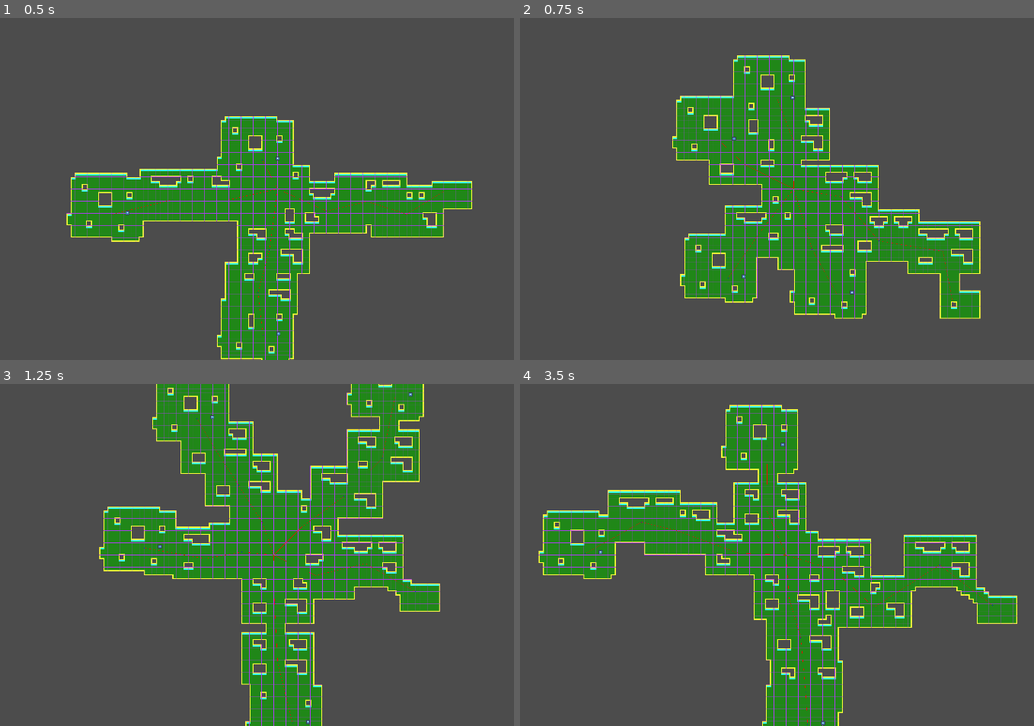
Above: before the commit, frames 1-4 (two rows, left to right).
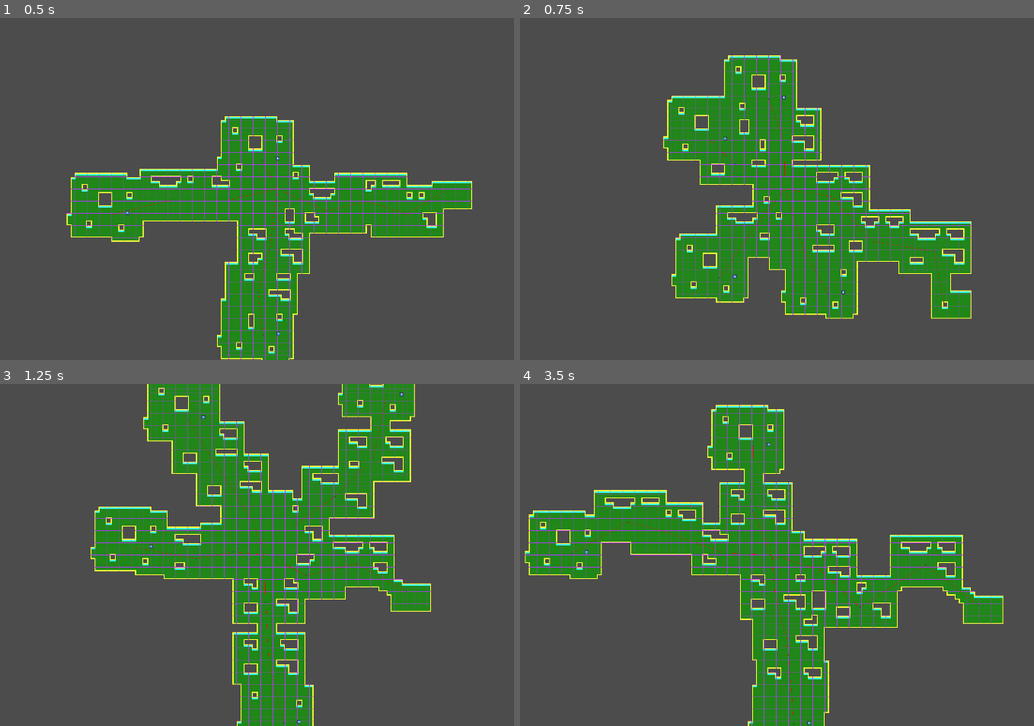
Above: after the commit, the same moments.

Repository: philipp-gaddi/tower
Game: Godot game, scene res://world/firstdungeon/firstdungeon.tscn
Two runs of this game, one before a commit and one after it. Both use one fixed random seed, a clock stepped at 60 frames per second and the inputs below. This scene is started directly instead of the project's main scene. The engine's default icon, where the game draws it, is replaced by a stand-in: a white triangle on a blue panel in a dark square.
Inputs (mouse positions are in pixels of both pictures, inside the frame that each line leads up to):
- Up to frame 1 (0.5 s): no input
- Up to frame 2 (0.75 s): tap Enter (ui_accept) at 0.5 s; move the mouse to (931, 171) at 0.52 s; hold Right (ui_right) from 0.53 s (still down); tap Tab (ui_focus_next) at 0.6 s
- Up to frame 3 (1.25 s): keep holding Right (ui_right); tap Enter (ui_accept) at 0.77, 0.8, 1.07 s
- Up to frame 4 (3.5 s): move the mouse to (674, 572) at 1.27 s; release Right (ui_right) at 1.28 s; hold Page Down (ui_page_down) 1.28-2.03 s; tap Enter (ui_accept) at 1.35, 1.52, 1.82, 2.3, 2.75, 3.02, 3.32 s; tap Tab (ui_focus_next) at 1.55, 3.05 s; move the mouse to (859, 479) at 2.02 s; hold Right (ui_right) 2.03-2.78 s; click (859, 479) at 2.1 s; move the mouse to (766, 623) at 2.77 s; hold Page Up (ui_page_up) from 2.78 s (still down); right-click (766, 623) at 2.85 s

Frame 1 is identical in both runs. In frame 2, 11% of the frame differs, in the area x 27-90%, y 10-88%; in frame 3, 13%; in frame 4, 15%, in the area x 0-97%, y 6-100%.

Commit message:
finished anothergenerator

Diff:
--- a/tower_game/utils/testcam.gd
+++ b/tower_game/utils/testcam.gd
@@ -1,11 +1,6 @@
 extends Camera2D
 
 onready var direction=Vector2()
-
-func _process(_delta):
-
-	self.position += direction * 30
-
 
 func _input(event):
 
@@ -17,7 +12,11 @@
 		direction = Vector2.LEFT
 	elif event.is_action_pressed("ui_right"):
 		direction = Vector2.RIGHT
+	elif event.is_action_pressed("ui_page_up"):
+		self.zoom -= Vector2(1,1)
+	elif event.is_action_pressed("ui_page_down"):
+		self.zoom += Vector2(1,1)
 	else:
 		direction = Vector2.ZERO
 
-#	self.position += direction * 100
+	self.position += direction * 200
--- a/tower_game/world/anothergenerator/anothergenerator.gd
+++ b/tower_game/world/anothergenerator/anothergenerator.gd
@@ -94,7 +94,39 @@
 			for y in range(2, size.y * 2 -1):
 				$TileMap.set_cell(upper_left.x + x, upper_left.y + y, 1)
 
+		# Carve corridor
+		var p = path.get_closest_point(room.position)
+		var start
+		var end
+		for c in path.get_point_connections(p):
+			if not c in corridors:
+				start = $TileMap.world_to_map(path.get_point_position(p))
+				end = $TileMap.world_to_map(path.get_point_position(c))
+				carve_path(start, end)
+		corridors.append(p)
 
+
+
+func carve_path(start, end):
+
+	var x_step = sign(end.x - start.x)
+	var y_step = sign(end.y - start.y)
+
+	var y_vertical = start.y
+	var x_horizontal = end.x
+
+	if randi() % 2 > 0:
+		y_vertical = end.y
+		x_horizontal = start.x
+
+	for x in range(start.x, end.x, x_step):
+		$TileMap.set_cell(x, y_vertical + y_step, 1)
+		$TileMap.set_cell(x, y_vertical, 1)
+#		$TileMap.set_cell(x, y_vertical+1, 1)
+	for y in range(start.y, end.y, y_step):
+		$TileMap.set_cell(x_horizontal + x_step, y, 1)
+		$TileMap.set_cell(x_horizontal, y, 1)
+#		$TileMap.set_cell(x_horizontal+1, y, 1)
 
 func find_mst(nodes:Array):
 	# Prims Algorithm
--- a/tower_game/world/firstdungeon/firstdungeongenerator.gd
+++ b/tower_game/world/firstdungeon/firstdungeongenerator.gd
@@ -1,5 +1,7 @@
 extends Node2D
 
+# thoughts on improvement
+# list of scene candidates for rooms, starts, seals, trade
 
 onready var room1_scene = preload("res://world/firstdungeon/rooms/room1.tscn")
 onready var seal1_scene = preload("res://world/firstdungeon/rooms/seal1.tscn")
@@ -11,6 +13,7 @@
 export(int, 0, 10) var intermedian_room_max_count = 3
 export(int, 100, 700) var distance_variation = 500
 export(int, 200, 500) var distance_min = 500
+export(int, 1, 10) var corridor_width = 2
 export(int) var game_seed = 21061988
 
 var dungeon_room_center_coordinates = []
@@ -27,7 +30,6 @@
 	$Tilemap.clear()
 	tile_map_region = Rect2()
 
-
 func create_room_center_coordinates2():
 
 	var final_room_count = randi() % seal_room_variation + seal_room_min_count + 1
@@ -43,7 +45,6 @@
 	var radians = []
 	for w in weights:
 		radians.append(w/weight_sum * TAU)
-
 
 	for i in range(final_room_count):
 
@@ -68,7 +69,6 @@
 
 func place_rooms2():
 
-
 	var start_room = start_scene.instance()
 	add_tiles_to_tileset(start_room.get_node("Tilemap").get_used_cells())
 
@@ -90,7 +90,6 @@
 		add_tiles_to_tileset(final_room.get_node("Tilemap").get_used_cells(),\
 							$Tilemap.world_to_map(final_offset))
 
-
 		for child in final_room.get_node('Stuff').get_children():
 			final_room.get_node('Stuff').remove_child(child)
 			child.position += final_offset
@@ -102,7 +101,7 @@
 		var start_v = Vector2.ZERO
 		for coord in coord_array:
 			coord = $Tilemap.world_to_map(coord)
-			$Tilemap.draw_corridor(start_v, coord, 2.0, true)
+			$Tilemap.draw_corridor(start_v, coord, corridor_width, true)
 			start_v = coord
 
 func add_tiles_to_tileset(tiles, offset=Vector2.ZERO):
--- /dev/null
+++ b/tower_game/world/labyrinth/Labyrinth.gd
@@ -0,0 +1,7 @@
+extends Node2D
+
+
+func _ready():
+
+
+	pass
--- /dev/null
+++ b/tower_game/world/labyrinth/Labyrinth.tscn
@@ -0,0 +1,6 @@
+[gd_scene load_steps=2 format=2]
+
+[ext_resource path="res://world/labyrinth/Labyrinth.gd" type="Script" id=1]
+
+[node name="Labyrinth" type="Node2D"]
+script = ExtResource( 1 )
